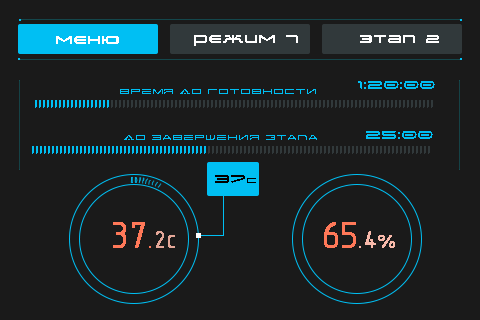
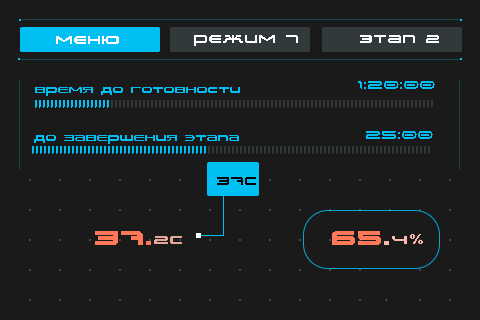
Layered file, before and after one edit (480×320). Changes by layer:
added group "Группа 1" with 1 layers above "Слой 1" over [29, 179, 451, 301]
added layer "Слой 10" in group "Группа 1" over [29, 179, 451, 301]
hid "Слой 4" over [130, 176, 162, 188]
painted on "37с" over [215, 175, 256, 185]
added layer "Прямоугольник, скругл. углы 3" above "Слой 8" over [303, 210, 440, 269]
added group "menu" with 7 layers above "Эллипс 2 kопировать" over [20, 19, 462, 54]
moved "Прямоугольник, скругл. углы 1" into group "menu", painted on it over [18, 24, 160, 54]
moved "Прямоугольник, скругл. углы 1 kопировать" into group "menu", painted on it over [170, 24, 310, 54]
moved "Фигура 1" into group "menu" over [20, 19, 460, 54]
moved "Прямоугольник, скругл. углы 1 kопировать 2" into group "menu", painted on it over [322, 24, 462, 54]
hid "Эллипс 2 kопировать" over [292, 174, 422, 304]
painted on "65.4%" over [324, 222, 423, 248]
hid "Эллипс 1 kопировать" over [302, 184, 412, 294]
hid "Эллипс 2" over [69, 174, 199, 304]
painted on "37.2с" over [95, 222, 182, 248]
hid "Эллипс 1" over [79, 184, 189, 294]
painted on "Время до готовности" over [35, 87, 316, 96]
painted on "До завершения этапа" over [34, 135, 317, 144]
